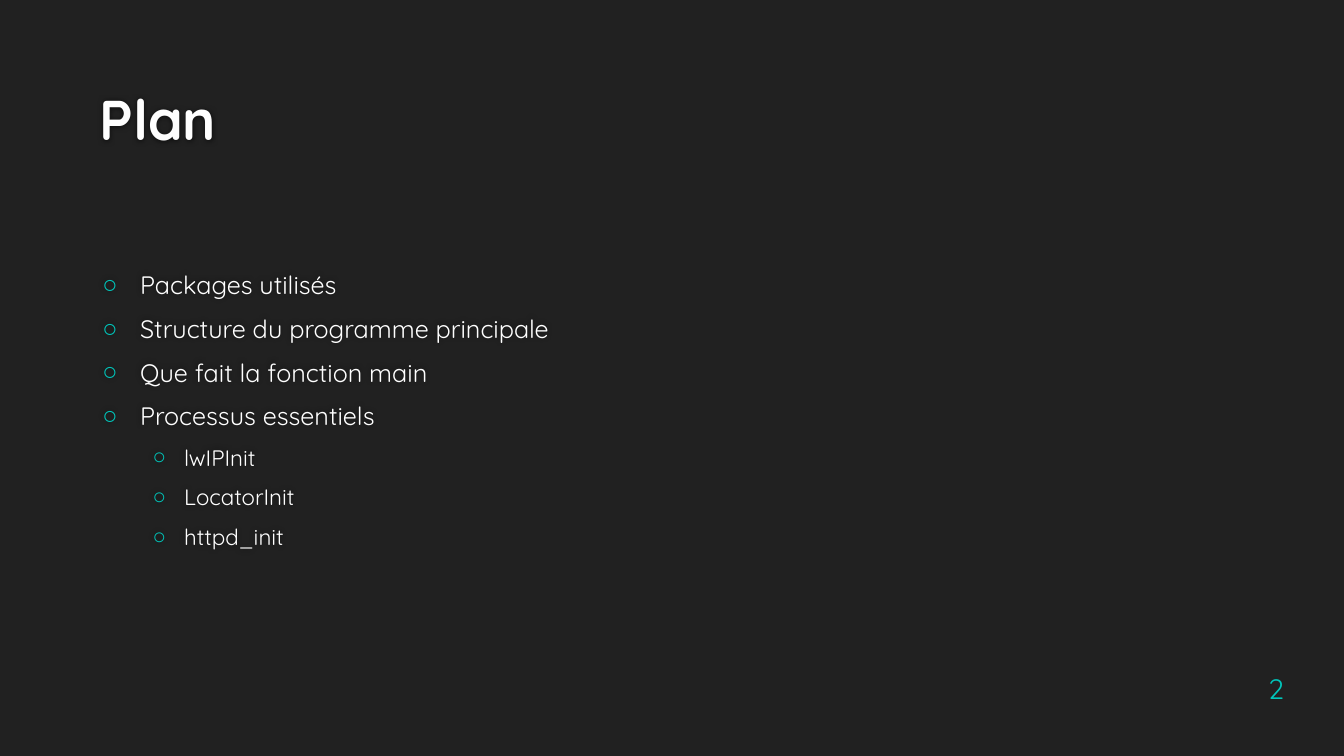
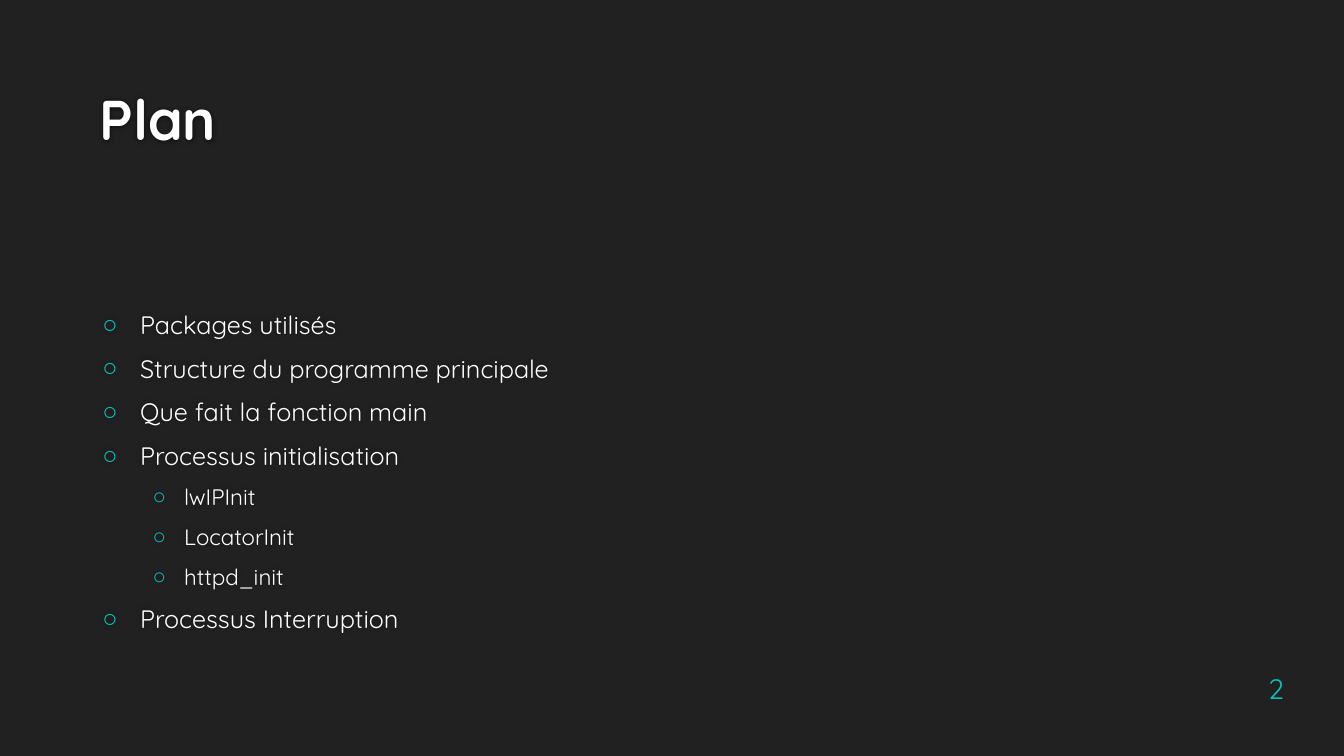
Before and after one commit to Jing2333/Cassiopee, a slide deck: slide 2 of Livrables/LwIP pour TIVA-C.pptx. Drawn at 1344x756 pixels with LibreOffice and Linux fonts; fonts in the diff are those of the drawing; background and template pictures are left out. Boxes give left, top, right and bottom in pixels: in the first picture for what was removed or moved away, otherwise in the second. Text is boxed around its words. In the diff, an @@ line names an element or a change of style, - is before the commit and + after.

```diff
--- a/Livrables/LwIP pour TIVA-C.pptx
+++ b/Livrables/LwIP pour TIVA-C.pptx
@@ text at [140,446,399,466]: text changed @@
-○ Processus essentiels
+○ Processus initialisation
@@ text at [140,610,399,633]: paragraph added @@
+○ Processus Interruption
```
Also in this commit, not shown: 3 slides added.
